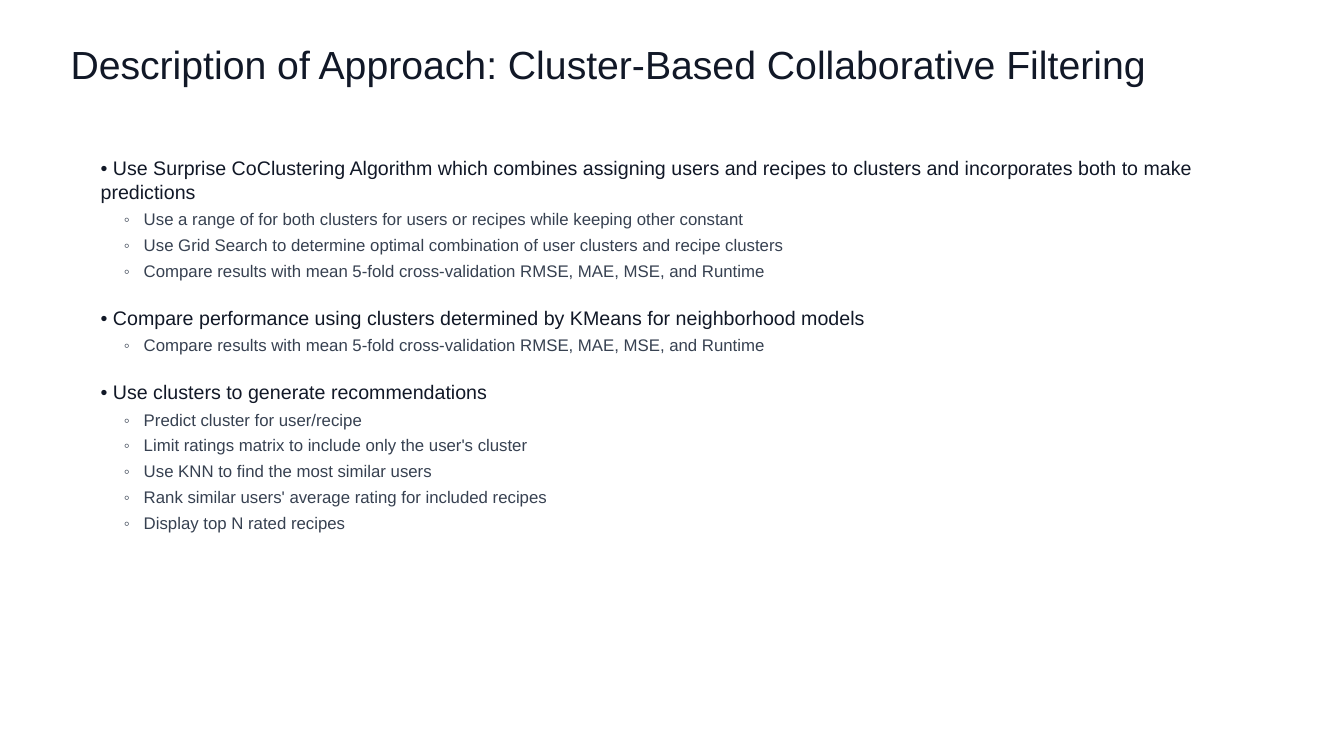
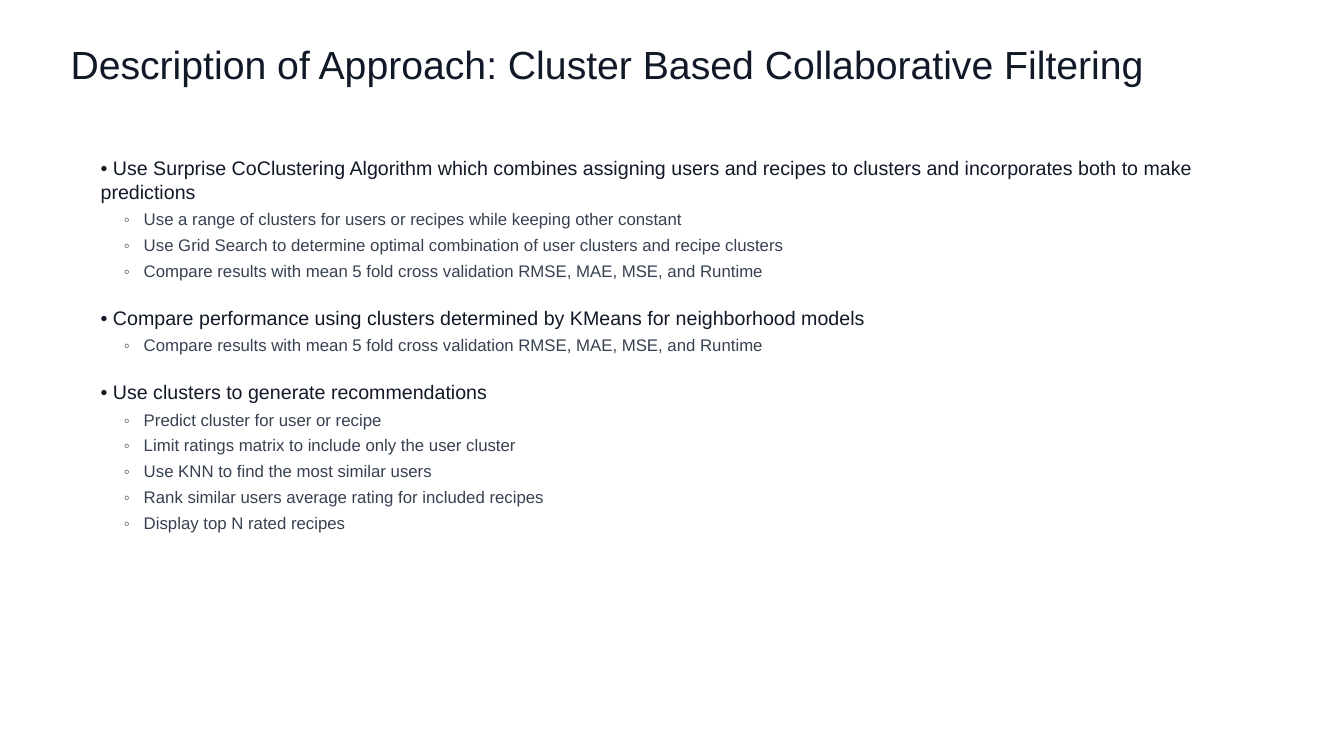
Before and after one commit to vidhyawalke/Recipe-Recommender-System, a slide deck: slide 5 of Recipe_Recommender_Presentation.pptx. Drawn at 1344x756 pixels with LibreOffice and Linux fonts; fonts in the diff are those of the drawing. Boxes give left, top, right and bottom in pixels: in the first picture for what was removed or moved away, otherwise in the second. Text is boxed around its words. In the diff, an @@ line names an element or a change of style, - is before the commit and + after.

```diff
--- a/Recipe_Recommender_Presentation.pptx
+++ b/Recipe_Recommender_Presentation.pptx
@@ text at bbox=[71, 50, 1143, 87]: text changed @@
-Description of Approach: Cluster-Based Collaborative Filtering
+Description of Approach: Cluster Based Collaborative Filtering
@@ text at bbox=[144, 213, 681, 229]: text changed @@
-◦ Use a range of for both clusters for users or recipes while keeping other constant
+◦ Use a range of clusters for users or recipes while keeping other constant
@@ text at bbox=[144, 265, 762, 281]: text changed @@
-◦ Compare results with mean 5-fold cross-validation RMSE, MAE, MSE, and Runtime
+◦ Compare results with mean 5 fold cross validation RMSE, MAE, MSE, and Runtime
@@ text at bbox=[144, 339, 762, 355]: text changed @@
-◦ Compare results with mean 5-fold cross-validation RMSE, MAE, MSE, and Runtime
+◦ Compare results with mean 5 fold cross validation RMSE, MAE, MSE, and Runtime
@@ text at bbox=[144, 414, 515, 455]: text changed @@
-◦ Predict cluster for user/recipe
-◦ Limit ratings matrix to include only the user's cluster
+◦ Predict cluster for user or recipe
+◦ Limit ratings matrix to include only the user cluster
@@ text at bbox=[144, 491, 544, 507]: text changed @@
-◦ Rank similar users' average rating for included recipes
+◦ Rank similar users average rating for included recipes
```
Also in this commit, not shown: 5 other slides changed, 7 slides added, 2 slides removed.
